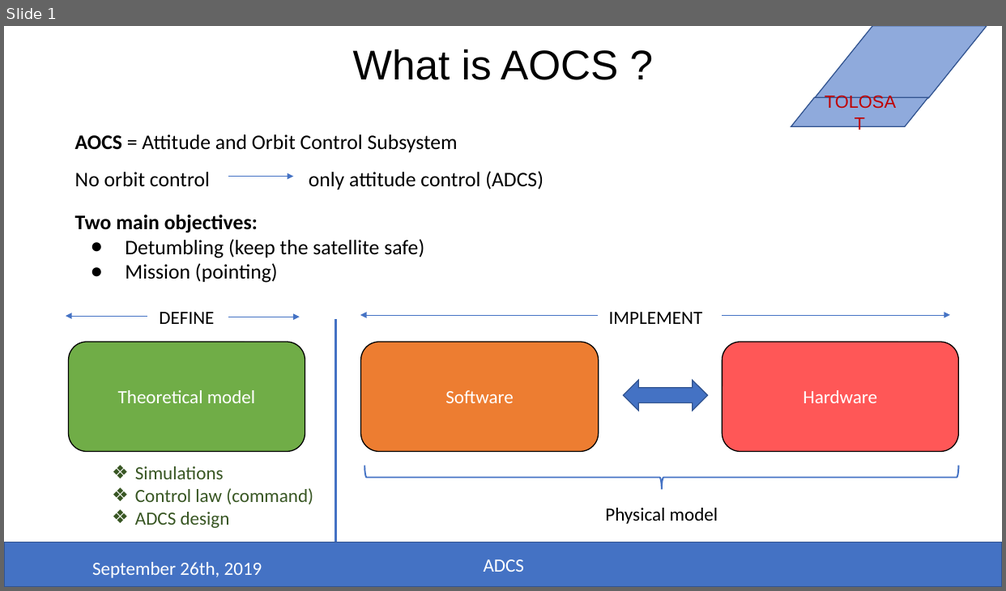
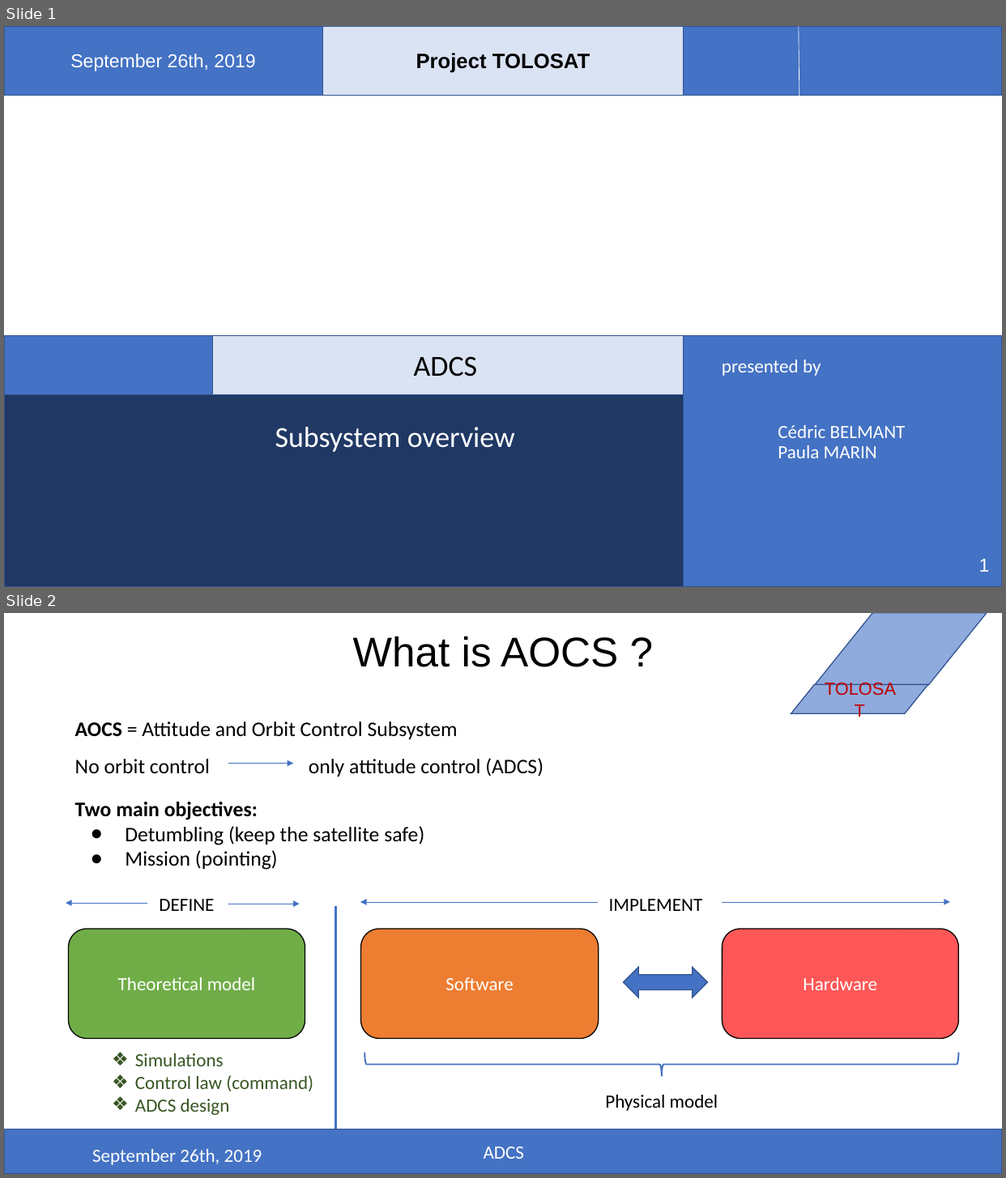
Before and after one commit to serenity4/tolosat_adcs, a slide deck: Presentations/Supaero presentation.pptx. Shown one above the other, each under a label of ours: slide 1 before the commit, slides 1 and 2 after it. The pictures are 1006x591 and 1006x1178 pixels, drawn with LibreOffice and Linux fonts; fonts in the diff are those of the drawing; background and template pictures are left out. Boxes give left, top, right and bottom in pixels: in the first picture for what was removed or moved away, otherwise in the second. Text is boxed around its words. In the diff, an @@ line names an element or a change of style, - is before the commit and + after.

Commit message:
Added first slide for supaero presentation

```diff
--- a/Presentations/Supaero presentation.pptx
+++ b/Presentations/Supaero presentation.pptx
@@ slide 1 added at (4,26,1002,587), background #FFFFFF @@
@@ rectangle added at (4,26,323,95), fill #4472C4, outline #325491 1 pt, 18 pt, text #FFFFFF @@
+September 26th, 2019
@@ rectangle added at (323,26,684,95), fill #DAE3F3, outline #325491 1 pt, 20 pt, text #000000, bold @@
+Project TOLOSAT
@@ rectangle added at (684,26,1002,95), fill #4472C4, outline #325491 1 pt @@
@@ line added from (799, 26) to (799, 96), #FFFFFF 0.5 pt @@
@@ rectangle added at (4,336,323,395), fill #4472C4, outline #325491 1 pt @@
@@ rectangle added at (213,336,684,395), fill #DAE3F3, outline #325491 1 pt @@
@@ rectangle added at (684,336,1002,587), fill #4472C4, outline #325491 1 pt @@
@@ text added at (414,356,477,377), 28 pt, text #000000 @@
+ADCS
@@ text added at (722,360,820,376), 18 pt, text #FFFFFF @@
+presented by
@@ rectangle added at (4,395,684,587), fill #203864, outline #325491 1 pt @@
@@ text added at (275,427,515,452), 28 pt, text #FFFFFF @@
+Subsystem overview
@@ text added at (778,425,906,459), 18 pt, text #FFFFFF @@
+Cédric BELMANT
+Paula MARIN
@@ page number added at (979,559,990,572), 18 pt, text #FFFFFF @@
+1
@@ what was slide 1 is now slide 2 @@
```
